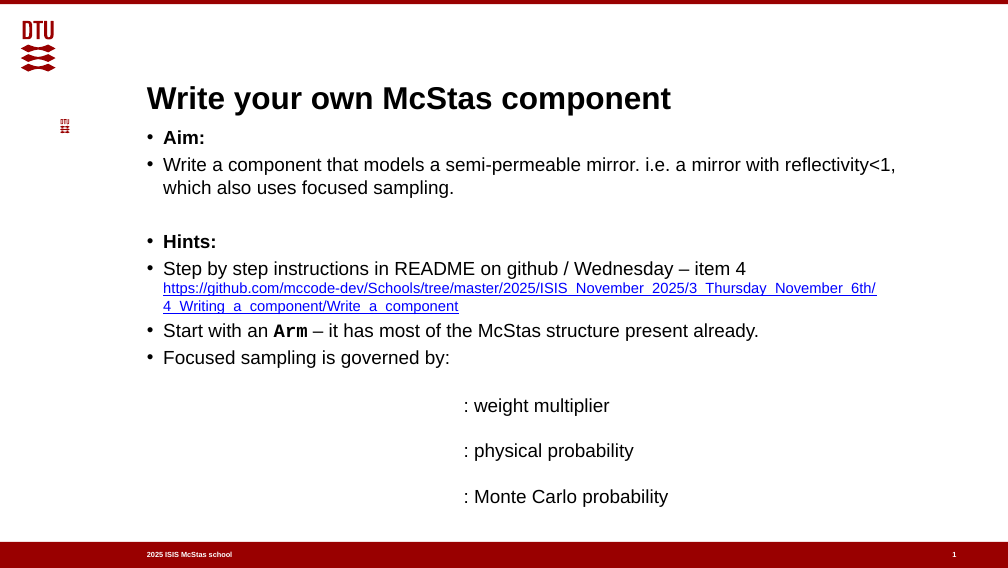
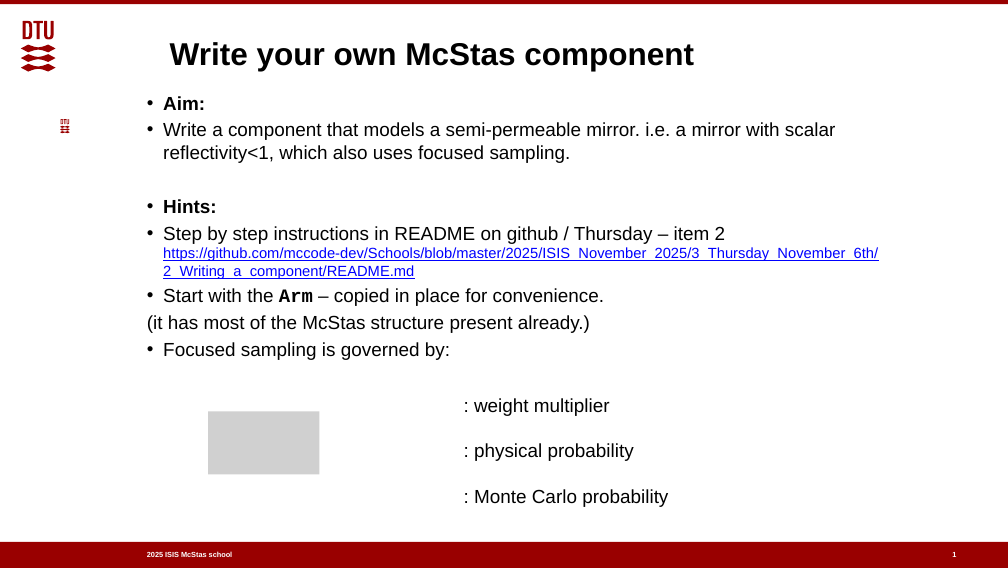
Before and after one commit to mccode-dev/Schools, a slide deck: slide 1 of 2025/ISIS_November_2025/3_Thursday_November_6th/2_Writing_a_component/pptx/1_Writing_a_component.pptx. Drawn at 1008x568 pixels with LibreOffice and Linux fonts; fonts in the diff are those of the drawing; grey boxes stand for pictures; background and template pictures are left out. Boxes give left, top, right and bottom in pixels: in the first picture for what was removed or moved away, otherwise in the second. Text is boxed around its words. In the diff, an @@ line names an element or a change of style, - is before the commit and + after.

```diff
--- a/2025/ISIS_November_2025/3_Thursday_November_6th/2_Writing_a_component/pptx/1_Writing_a_component.pptx
+++ b/2025/ISIS_November_2025/3_Thursday_November_6th/2_Writing_a_component/pptx/1_Writing_a_component.pptx
@@ text "Write your own McStas component": place and size @@
-text "Write your own McStas component" at (147,86,671,115)
+text "Write your own McStas component" at (170,42,694,71)
@@ text "Aim:": place and size @@
-text "Aim:" at (163,130,896,368)
+text "Aim:" at (147,96,878,360)
@@ text at (163,122,835,163): text changed @@
-• Write a component that models a semi-permeable mirror. i.e. a mirror with reflectivity<1, which also uses focused sampling.
+• Write a component that models a semi-permeable mirror. i.e. a mirror with scalar reflectivity<1, which also uses focused sampling.
@@ text at (147,226,878,333): text changed; size 14 to 18 pt; text colour #0000FF to #000000 @@
-• Step by step instructions in README on github / Wednesday – item 4
-  https://github.com/mccode-dev/Schools/tree/master/2025/ISIS_November_2025/3_Thursday_November_6th/4_Writing_a_component/Write_a_component
-• Start with an Arm – it has most of the McStas structure present already.
+• Step by step instructions in README on github / Thursday – item 2
+  https://github.com/mccode-dev/Schools/blob/master/2025/ISIS_November_2025/3_Thursday_November_6th/2_Writing_a_component/README.md
+• Start with the Arm – copied in place for convenience.
+(it has most of the McStas structure present already.)
@@ picture added at (208,411,319,474) @@
```
Also in this commit, not shown: 1 other file.
